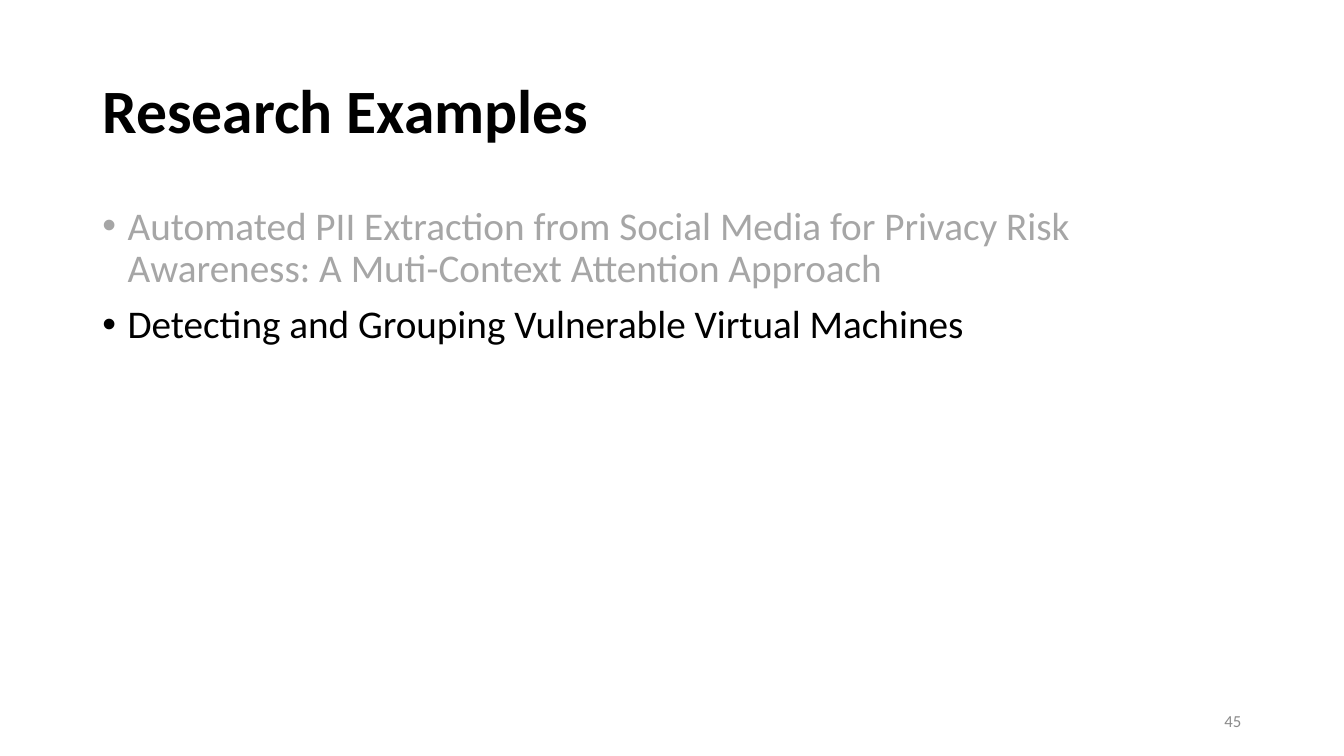
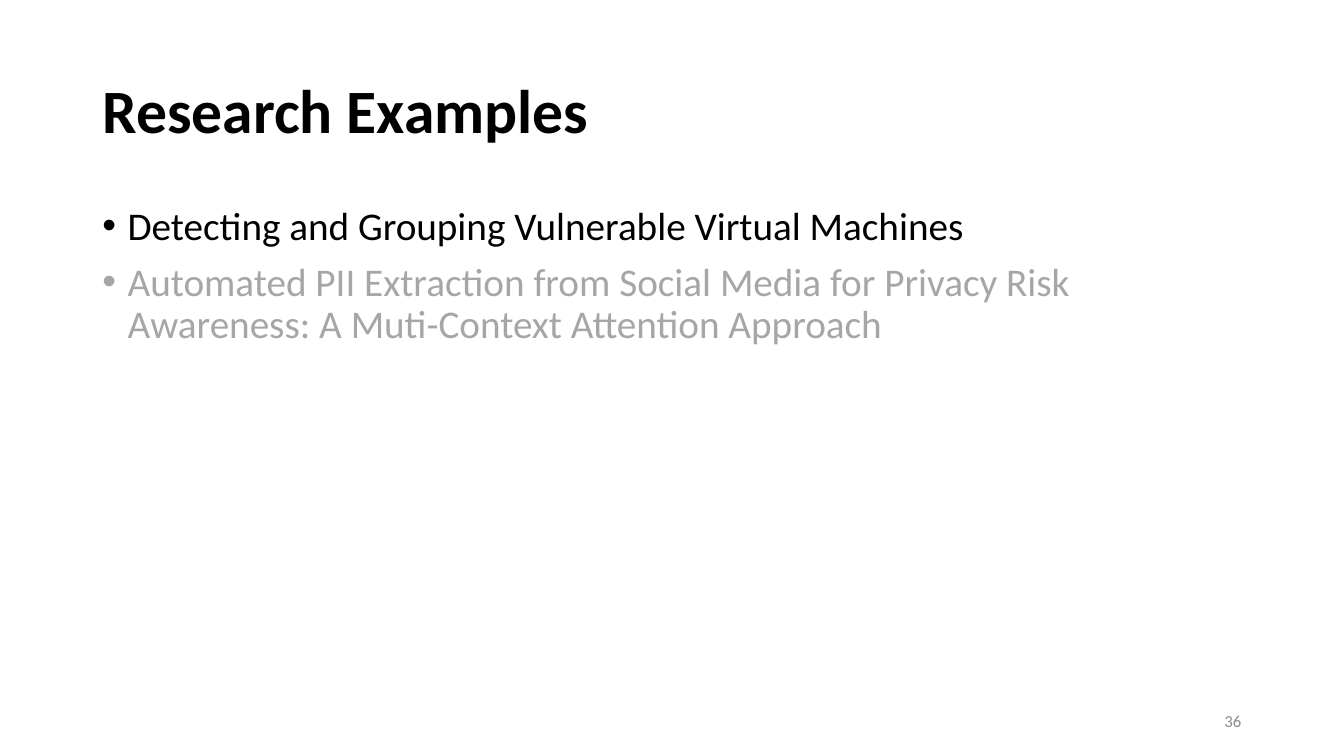
Before and after one commit to ailab-ua/courses, a slide deck: slide 36 of resources/intro_to_graph_neural_networks.pptx (slide 45 before the commit). Drawn at 1344x756 pixels with LibreOffice and Linux fonts; fonts in the diff are those of the drawing. Boxes give left, top, right and bottom in pixels: in the first picture for what was removed or moved away, otherwise in the second. Text is boxed around its words. In the diff, an @@ line names an element or a change of style, - is before the commit and + after.

Commit message:
Updating GNN slides (rearranging research examples)

```diff
--- a/resources/intro_to_graph_neural_networks.pptx
+++ b/resources/intro_to_graph_neural_networks.pptx
@@ text at (128,212,964,247): paragraph added @@
+• Detecting and Grouping Vulnerable Virtual Machines
@@ text at (128,310,964,345): paragraph removed @@
-• Detecting and Grouping Vulnerable Virtual Machines
@@ page number at (1224,716,1241,727): text changed @@
-45
+36
```
Also in this commit, not shown: 1 other slide changed.
